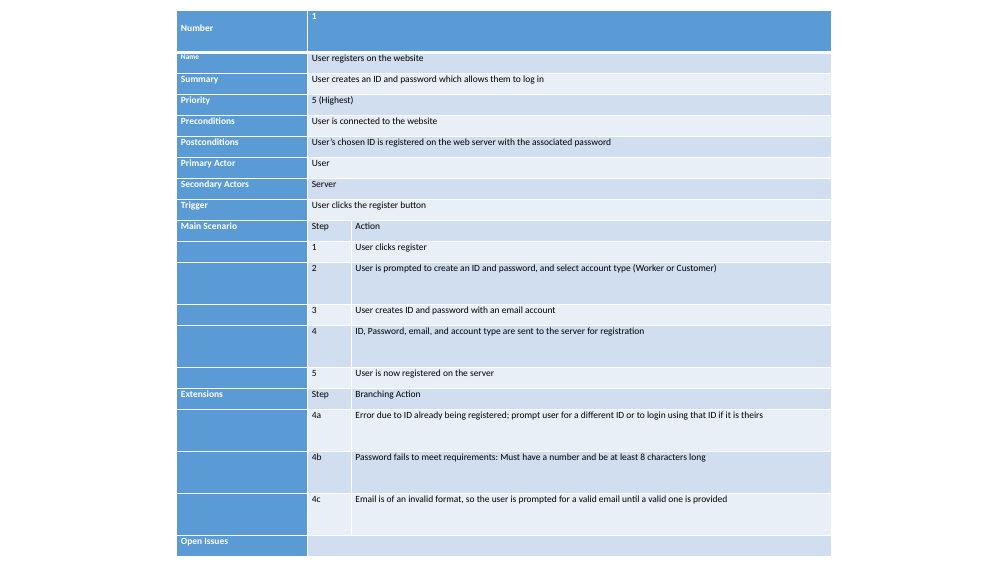
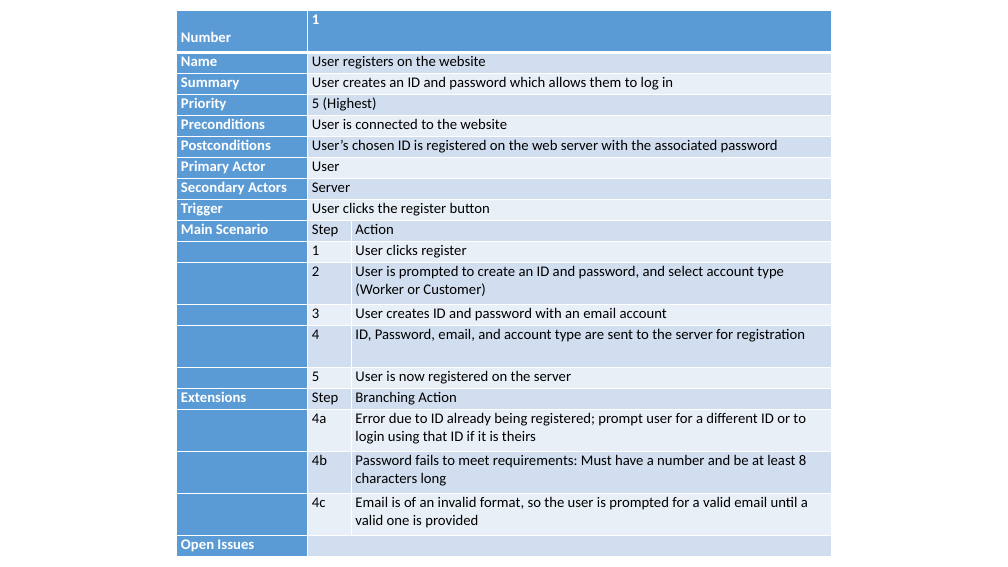
Before and after one commit to jjumbc/Software-Engineering-Group-project, a slide deck: slide 5 of Presentation/Spiral1.pptx. Drawn at 1008x567 pixels with LibreOffice and Linux fonts; fonts in the diff are those of the drawing. Boxes give left, top, right and bottom in pixels: in the first picture for what was removed or moved away, otherwise in the second. Text is boxed around its words. In the diff, an @@ line names an element or a change of style, - is before the commit and + after.

Commit message:
Standardized font size to 14 on Use Cases in Spiral1.pptx

```diff
--- a/Presentation/Spiral1.pptx
+++ b/Presentation/Spiral1.pptx
@@ table at [177, 11, 832, 557] @@
@@ size 9 to 14 pt @@
@@ size 7 to 14 pt in "Name" @@
```
Also in this commit, not shown: 11 other slides changed.
